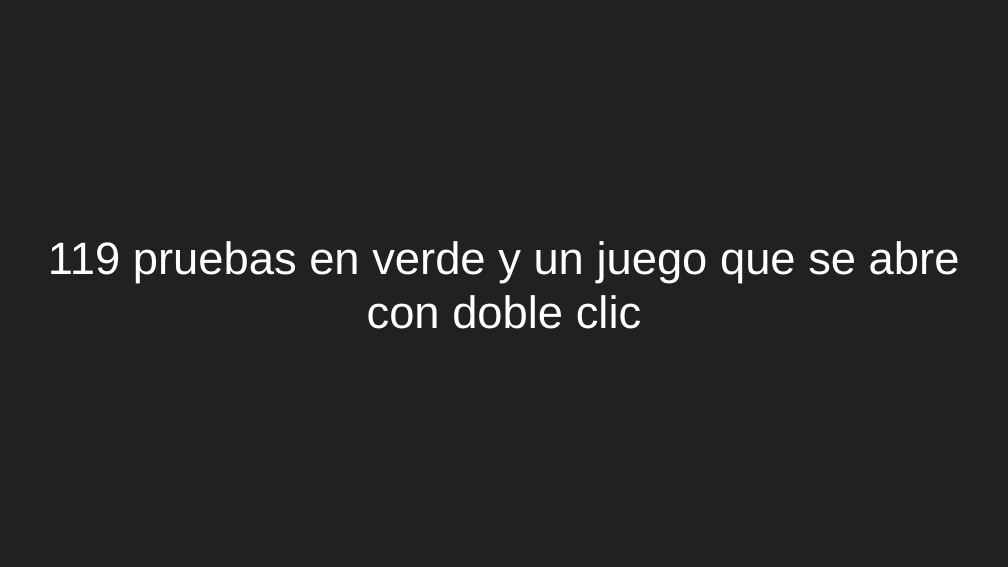
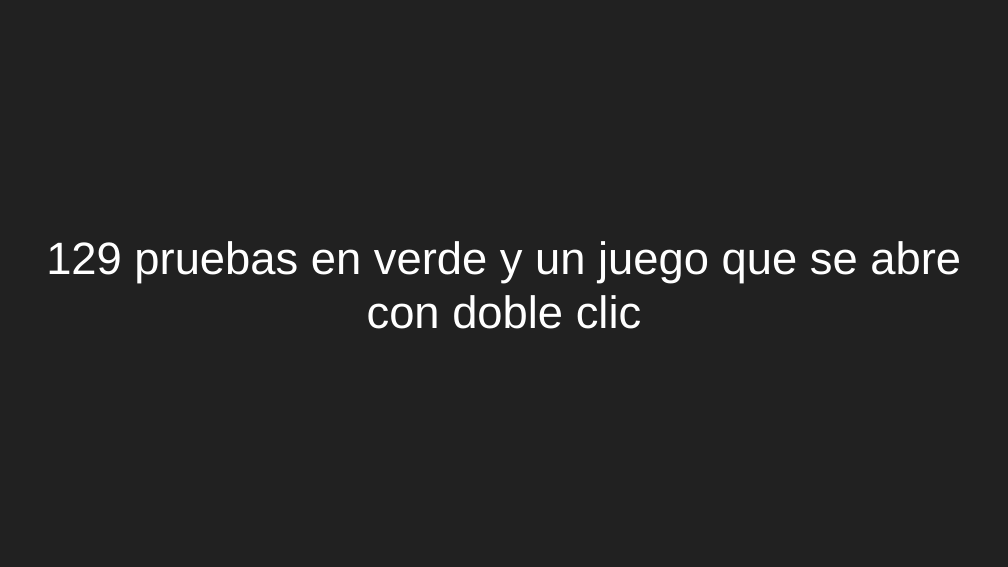
Before and after one commit to sarajimenezlara/bastion, a slide deck: slide 14 of presentacion/presentacion-juego-ia.pptx. Drawn at 1008x567 pixels with LibreOffice and Linux fonts; fonts in the diff are those of the drawing. Boxes give left, top, right and bottom in pixels: in the first picture for what was removed or moved away, otherwise in the second. Text is boxed around its words. In the diff, an @@ line names an element or a change of style, - is before the commit and + after.

Commit message:
presentación actualizada con la mejora de oleadas automáticas

```diff
--- a/presentacion/presentacion-juego-ia.pptx
+++ b/presentacion/presentacion-juego-ia.pptx
@@ title at (46, 241, 961, 329): text changed @@
-119 pruebas en verde y un juego que se abre con doble clic
+129 pruebas en verde y un juego que se abre con doble clic
```
Also in this commit, not shown: 1 other file.
